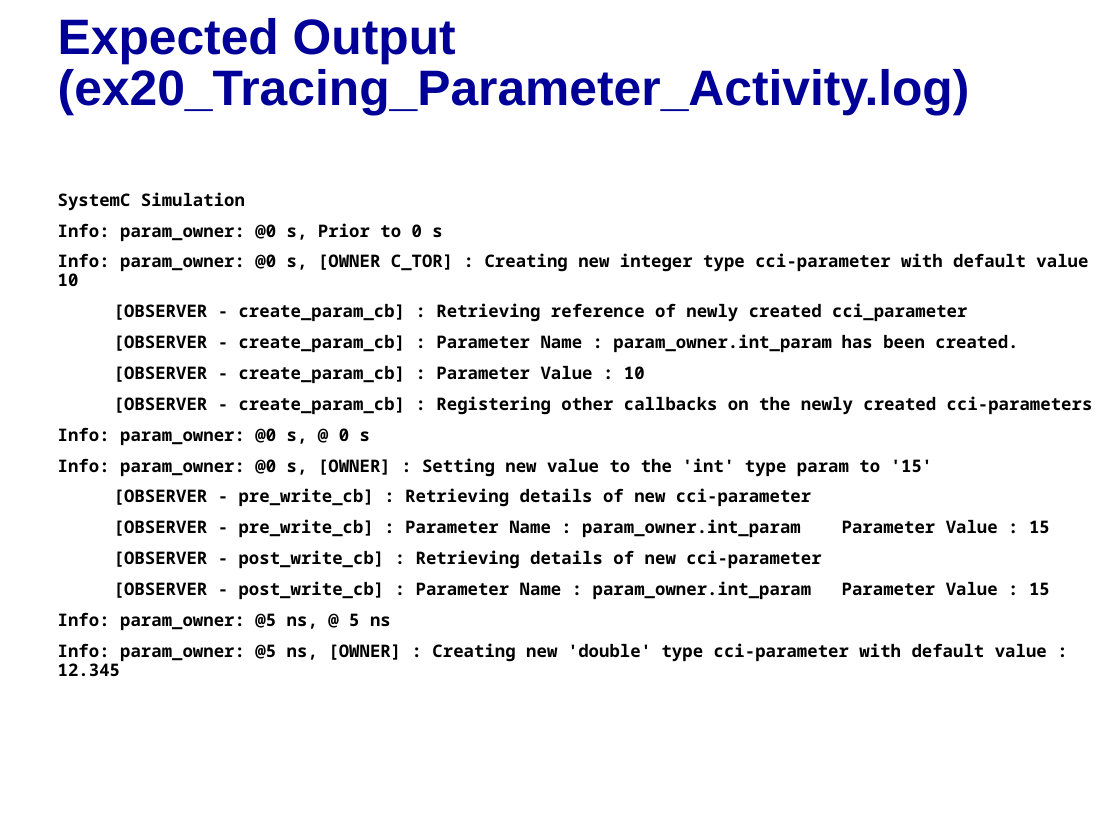
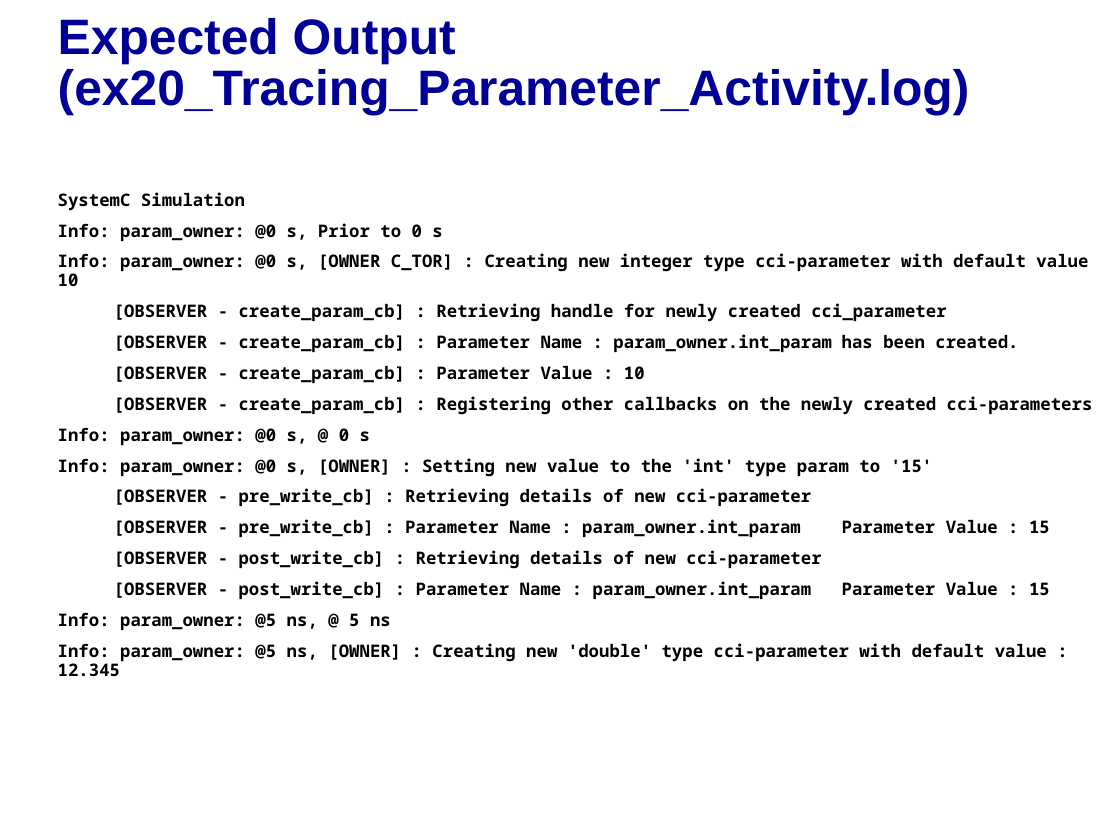
Before and after one commit to accellera-official/cci, a slide deck: slide 9 of examples/ex20_Tracing_Parameter_Activity/docs/ex20_Tracing_Parameter_Activity.ppt. Drawn at 1120x840 pixels with LibreOffice and Linux fonts; fonts in the diff are those of the drawing; background and template pictures are left out. Boxes give left, top, right and bottom in pixels: in the first picture for what was removed or moved away, otherwise in the second. Text is boxed around its words. In the diff, an @@ line names an element or a change of style, - is before the commit and + after.

```diff
--- a/examples/ex20_Tracing_Parameter_Activity/docs/ex20_Tracing_Parameter_Activity.ppt
+++ b/examples/ex20_Tracing_Parameter_Activity/docs/ex20_Tracing_Parameter_Activity.ppt
@@ text at <box>114,303,946,322</box>: text changed @@
-[OBSERVER - create_param_cb] : Retrieving reference of newly created cci_parameter
+[OBSERVER - create_param_cb] : Retrieving handle for newly created cci_parameter
```
Also in this commit, not shown: 6 other slides changed, 12 other files.
